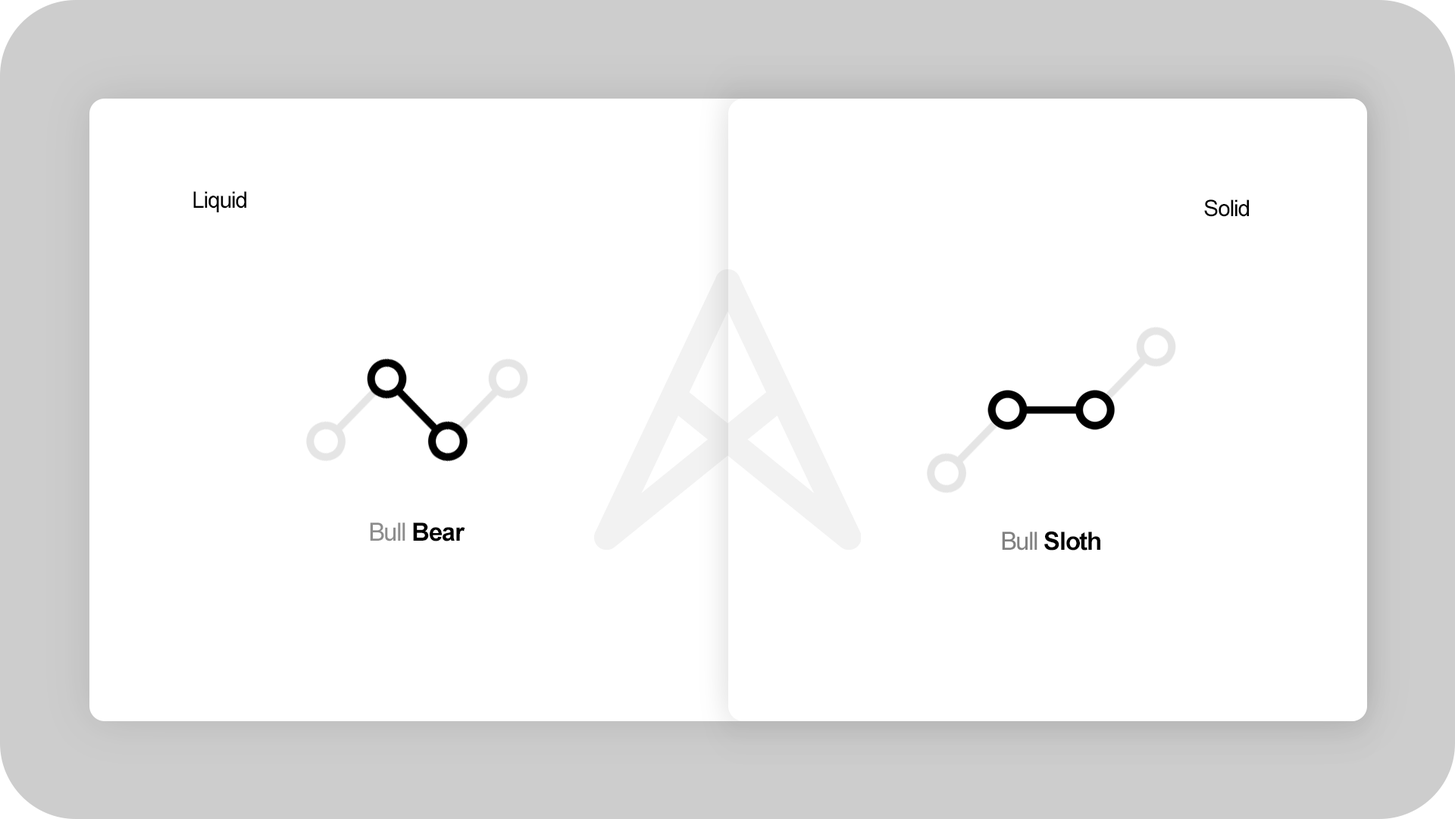
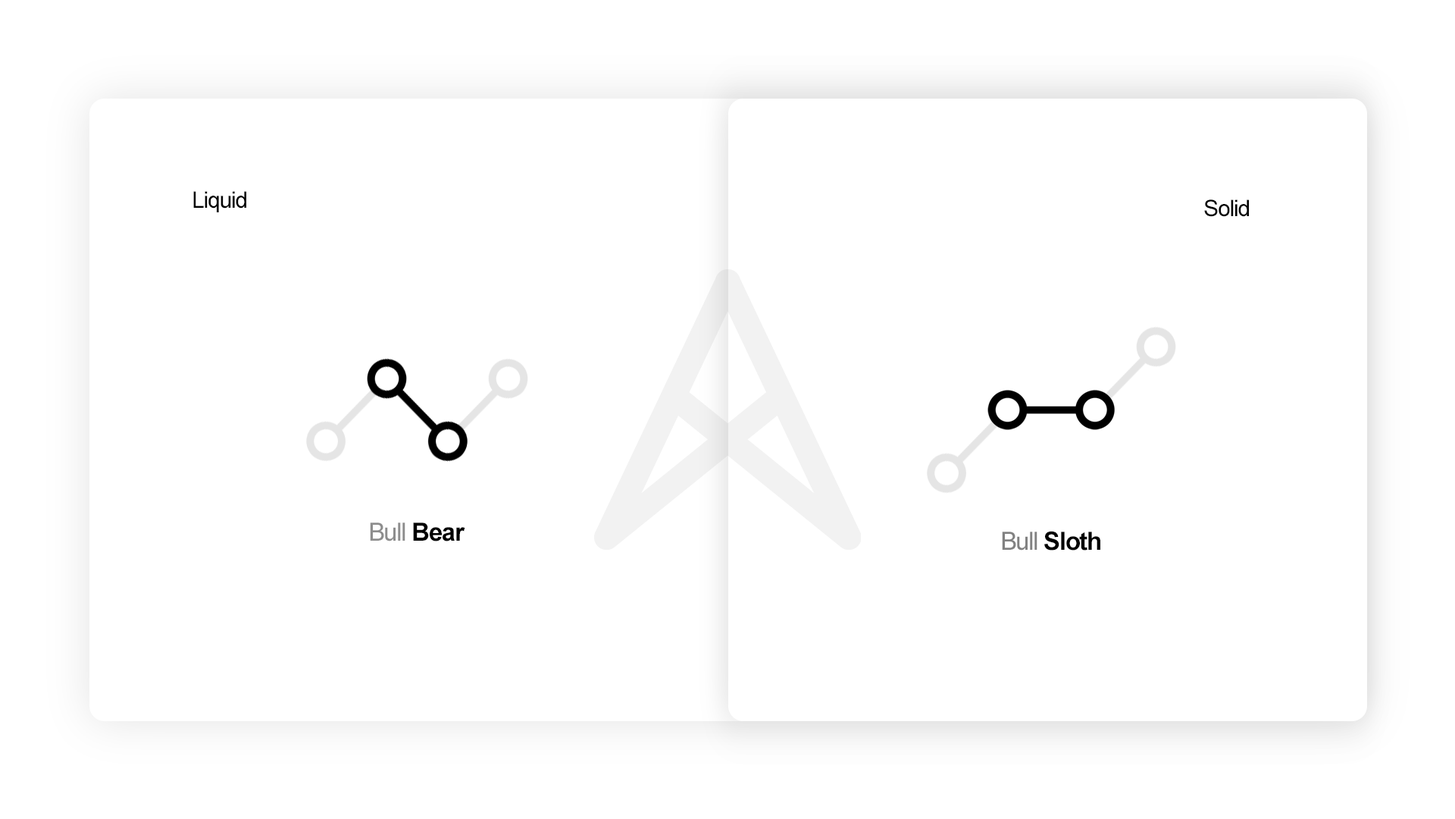
Layers edited between the first and the second 1455 × 819 image:
painted on "Rectangle 2" over [0, 0, 1455, 819]
